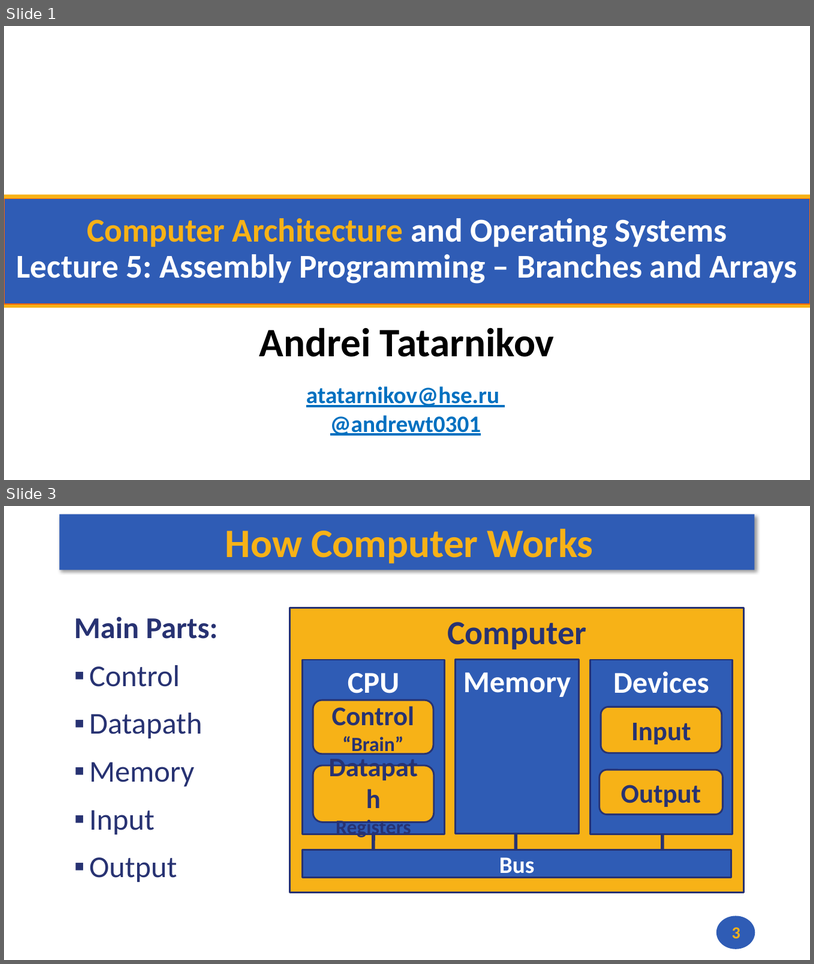
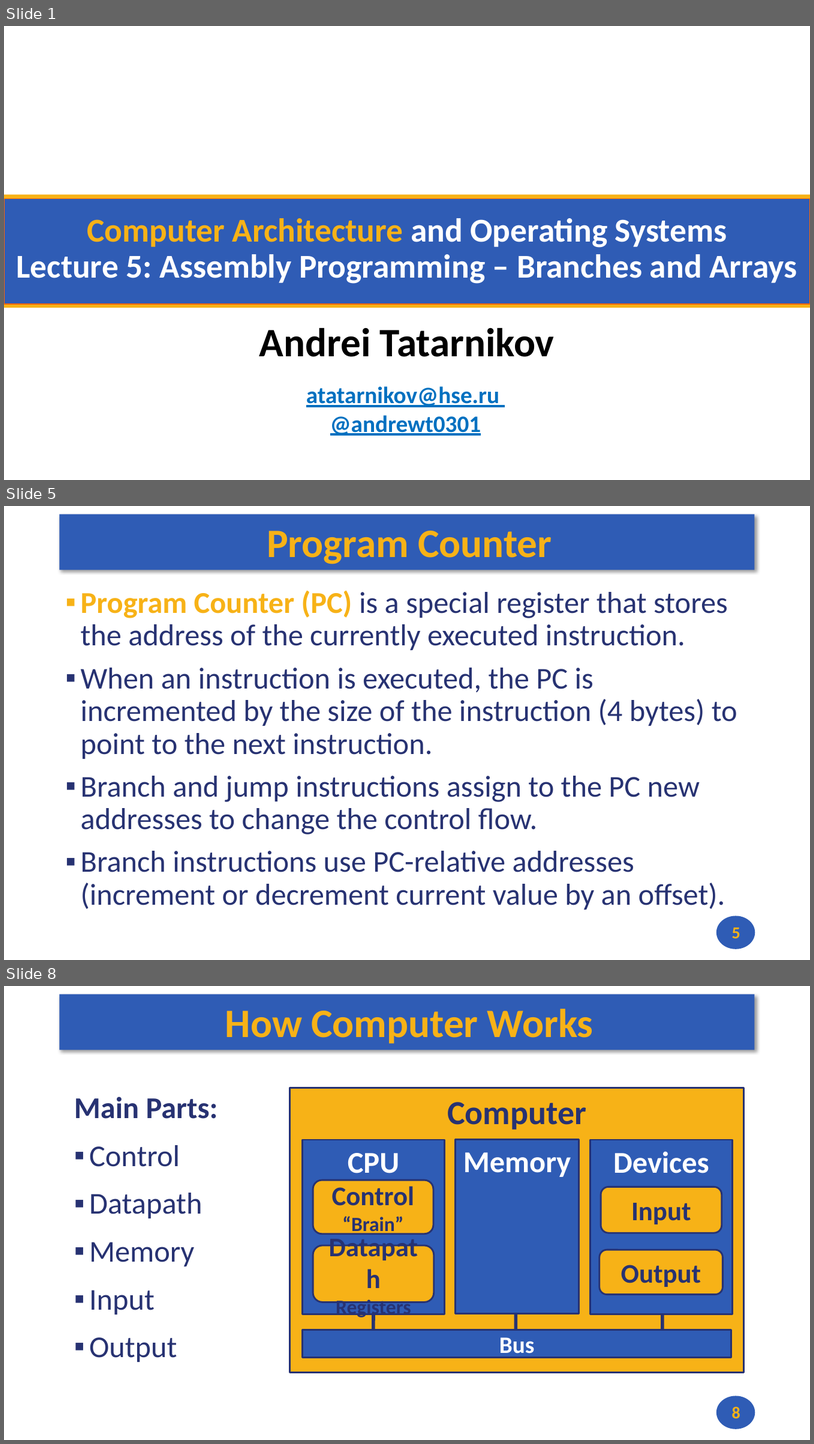
Before and after one commit to andrewt0301/hse-acos-course, a slide deck: docs/part1ca/05_MacrosBranchesArrays/CA_Lecture_05.pptx. Shown one above the other, each under a label of ours: slides 1 and 3 before the commit, slides 1, 5 and 8 after it; the slides between them are not shown. The pictures are 814x964 and 814x1444 pixels, drawn with LibreOffice and Linux fonts; fonts in the diff are those of the drawing; background and template pictures are left out. Boxes give left, top, right and bottom in pixels: in the first picture for what was removed or moved away, otherwise in the second. Text is boxed around its words. In the diff, an @@ line names an element or a change of style, - is before the commit and + after.

```diff
--- a/docs/part1ca/05_MacrosBranchesArrays/CA_Lecture_05.pptx
+++ b/docs/part1ca/05_MacrosBranchesArrays/CA_Lecture_05.pptx
@@ slide 5 added at <box>4,506,810,960</box>, background #FFFFFF; not listed: 2 template elements that a slide beside it also shows @@
@@ title added at <box>267,531,552,564</box>, 48 pt, text #F7B217, bold @@
+Program Counter
@@ text added at <box>81,590,738,909</box>, 36 pt, text #273272 @@
+▪ Program Counter (PC) is a special register that stores the address of the currently executed instruction.
+▪ When an instruction is executed, the PC is incremented by the size of the instruction (4 bytes) to point to the next instruction.
+▪ Branch and jump instructions assign to the PC new addresses to change the control flow.
+▪ Branch instructions use PC-relative addresses (increment or decrement current value by an offset).
@@ page number added at <box>732,927,741,938</box>, 20 pt, text #F7B217, bold @@
+5
@@ what was slide 3 is now slide 8 @@
@@ page number at <box>732,1406,741,1418</box>: text changed @@
-3
+8
```
Also in this commit, not shown: 1 slide changed, 4 other slides added, 3 other files.
